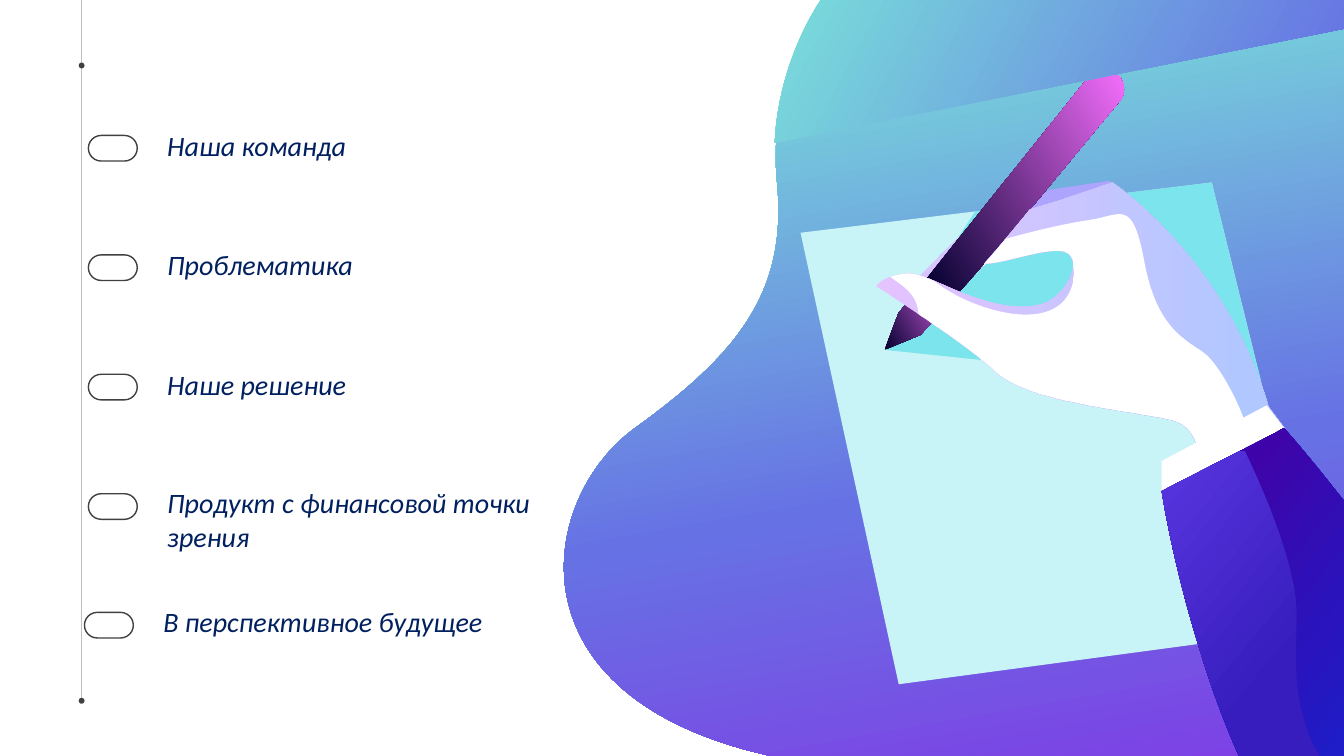
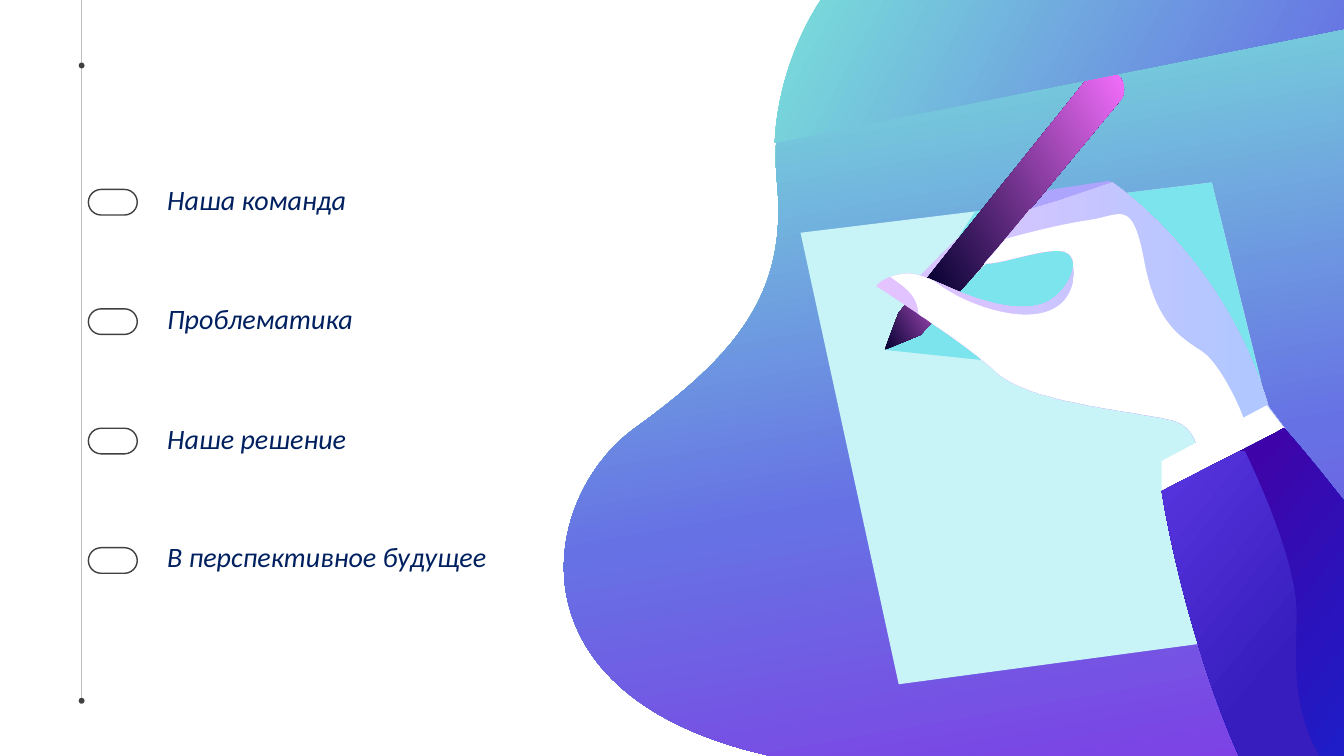
Before and after one commit to romka-best/NeoBrain_App, a slide deck: slide 3 of NeoBrain.pptx. Drawn at 1344x756 pixels with LibreOffice and Linux fonts; fonts in the diff are those of the drawing. Boxes give left, top, right and bottom in pixels: in the first picture for what was removed or moved away, otherwise in the second. Text is boxed around its words. In the diff, an @@ line names an element or a change of style, - is before the commit and + after.

Commit message:
Fixed bug with menu. Added new icons. Also added text to presentation and update presentation. Added ShimmerEffect for ChatController

```diff
--- a/NeoBrain.pptx
+++ b/NeoBrain.pptx
@@ 4 rounded rectangles, 3 texts: place and size @@
-4 rounded rectangles, 3 texts at <box>89,135,352,519</box>
+4 rounded rectangles, 3 texts at <box>89,190,352,573</box>
@@ text removed at <box>167,494,530,552</box> @@
-Продукт с финансовой точки зрения
@@ text "В перспективное будущее": place and size @@
-text "В перспективное будущее" at <box>163,613,483,637</box>
+text "В перспективное будущее" at <box>167,548,487,572</box>
@@ rounded rectangle removed at <box>85,613,134,638</box> @@
```
Also in this commit, not shown: 5 other slides changed, 24 other files.
